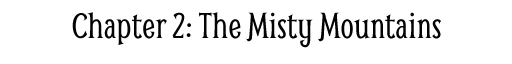
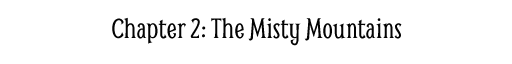
Revision of a layered w=512, h=64 image; what changed, layer by layer:
painted on "Chapter 2: The Misty Mountains" (1st of 2) over [72, 12, 441, 48]
